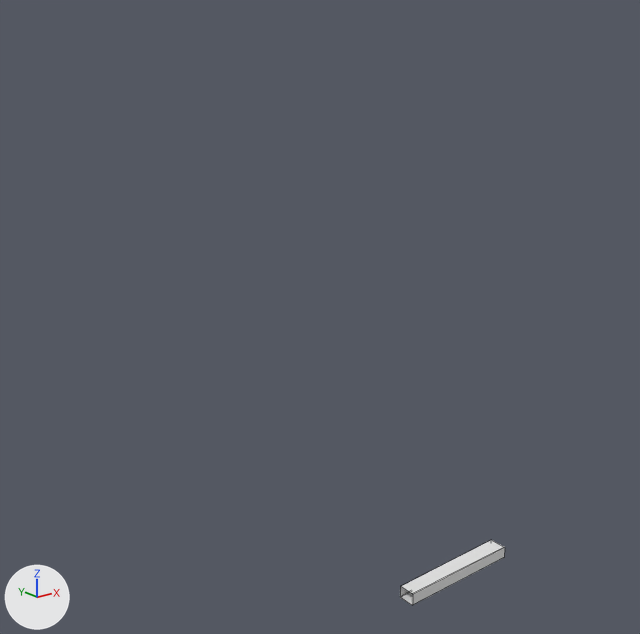
The FBX model Assets/3D Objects/level 2.fbx: old version first, new version second.
The view is the same before and after, from a camera (50 mm lens) standing at (-61.5, -64.9, 90.0) and looking at (36.0, 57.0, 41.3). Lighting does not change. The marker at lower left points along +X, +Y and +Z. Mesh edges are drawn as thin lines.
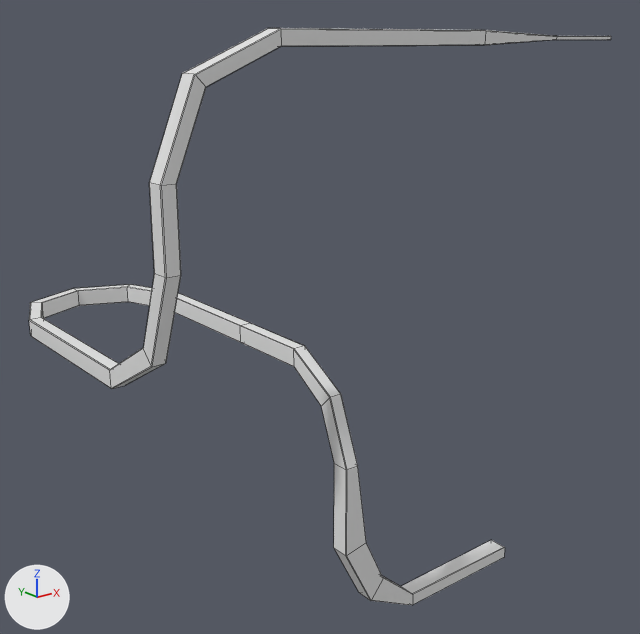
Commit message: level 2 stuff

What differs and where, as boxes (x1, y1, x2, y2) in the pictures (640 x 634 px):
'Cube.003', reshaped (450% wider, 776% taller)
    before: (400, 540, 505, 605)
    after: (29, 28, 611, 605)
part 1 of me_cube_017, added
    after: (29, 28, 611, 605)

Edits to the bpy script that builds the scene:
```text
Change me_cube_017:
    used by ob_cube_003; location = (33.3, 27.1, -1.0)
    remove me_cube_017.from_pydata(...)  # 16 vertices, 9 faces; spans x -2.5..20.8, y -1.7..1.7, z 0.1..2.3
    add me_cube_017.from_pydata(...)  # 176 vertices, 169 faces; spans x -43.5..47.7, y -1.7..65.5, z 0.1..92.4
    me_cube_017 part 1
    132 vertices are added at x -43.5..32.3, y -1.5..65.5, z 5.1..92.4
    20 new vertices lie (2.0, 0.0, 0.0) away from vertices in x -43.4..-17.2, y -1.5..51.3, z 30.0..74.3
    8 new vertices lie (15.4, 0.0, 0.0) away from vertices in x 32.3, y 4.1..4.9, z 91.0..91.6
    160 new faces join them
```
